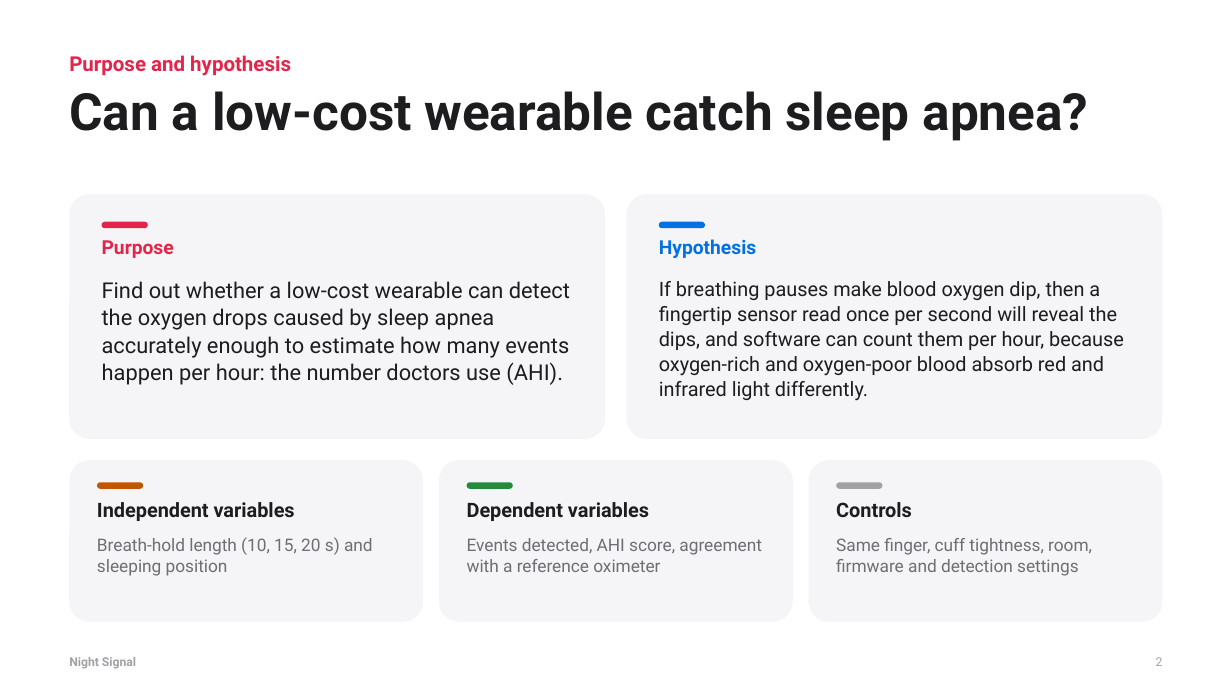
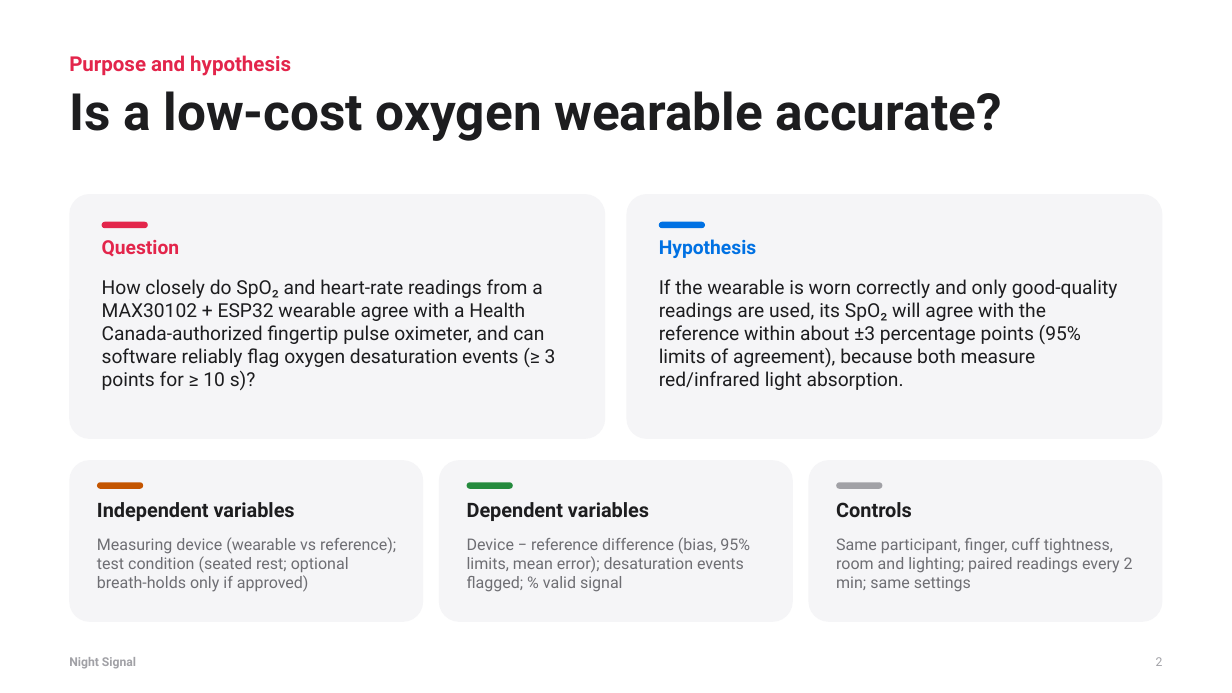
Before and after one commit to gabrielamamanestudent-wq/teetomivV2, a slide deck: slide 2 of science-fair/night-signal/Night_Signal_Presentation.pptx. Drawn at 1232x693 pixels with LibreOffice and Linux fonts; fonts in the diff are those of the drawing. Boxes give left, top, right and bottom in pixels: in the first picture for what was removed or moved away, otherwise in the second. Text is boxed around its words. In the diff, an @@ line names an element or a change of style, - is before the commit and + after.

```diff
--- a/science-fair/night-signal/Night_Signal_Presentation.pptx
+++ b/science-fair/night-signal/Night_Signal_Presentation.pptx
@@ text at [69, 91, 1002, 141]: text changed @@
-Can a low-cost wearable catch sleep apnea?
+Is a low-cost oxygen wearable accurate?
@@ text at [102, 240, 180, 256]: text changed @@
-Purpose
+Question
@@ text at [102, 279, 556, 390]: text changed; size 17 to 15 pt @@
-Find out whether a low-cost wearable can detect the oxygen drops caused by sleep apnea accurately enough to estimate how many events happen per hour: the number doctors use (AHI).
+How closely do SpO₂ and heart-rate readings from a MAX30102 + ESP32 wearable agree with a Health Canada-authorized fingertip pulse oximeter, and can software reliably flag oxygen desaturation events (≥ 3 points for ≥ 10 s)?
@@ text at [659, 279, 1118, 390]: text changed; size 15.5 to 15 pt @@
-If breathing pauses make blood oxygen dip, then a fingertip sensor read once per second will reveal the dips, and software can count them per hour, because oxygen-rich and oxygen-poor blood absorb red and infrared light differently.
+If the wearable is worn correctly and only good-quality readings are used, its SpO₂ will agree with the reference within about ±3 percentage points (95% limits of agreement), because both measure red/infrared light absorption.
@@ text at [97, 537, 396, 592]: text changed; size 13.5 to 12.5 pt @@
-Breath-hold length (10, 15, 20 s) and sleeping position
+Measuring device (wearable vs reference); test condition (seated rest; optional breath-holds only if approved)
@@ text at [467, 537, 750, 592]: text changed; size 13.5 to 12.5 pt @@
-Events detected, AHI score, agreement with a reference oximeter
+Device − reference difference (bias, 95% limits, mean error); desaturation events flagged; % valid signal
@@ text at [836, 538, 1133, 592]: text changed; size 13.5 to 12.5 pt @@
-Same finger, cuff tightness, room, firmware and detection settings
+Same participant, finger, cuff tightness, room and lighting; paired readings every 2 min; same settings
```
Also in this commit, not shown: 11 other slides changed, 6 slides added, 6 slides removed, 41 other files.
